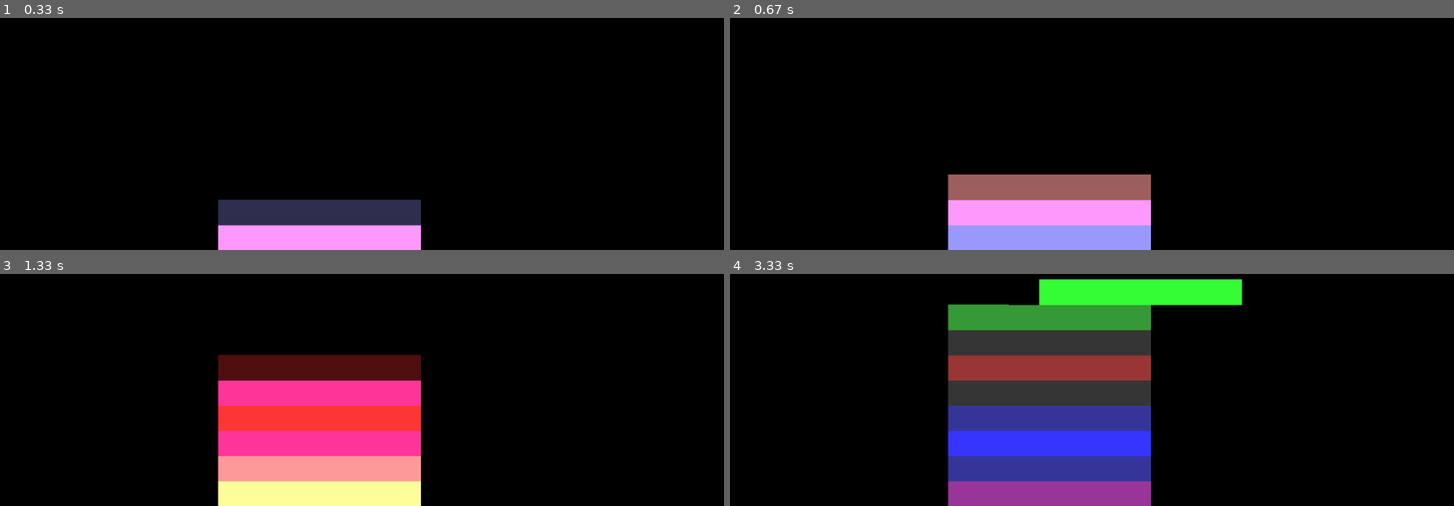
Above: before the commit, frames 1-4 (two rows, left to right).
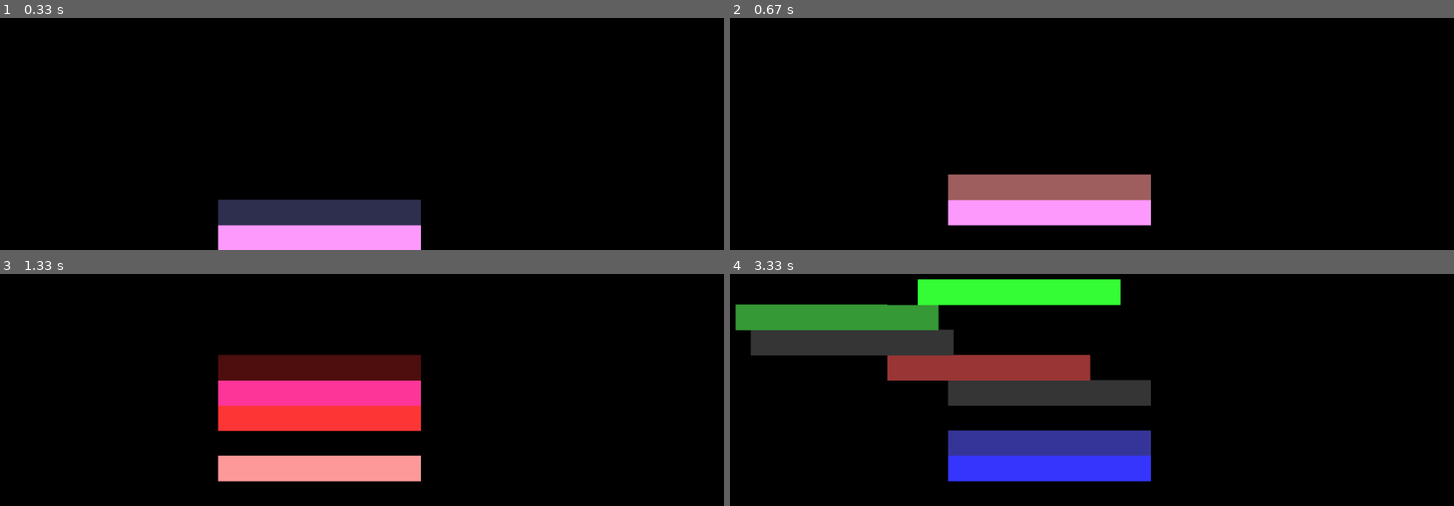
Above: after the commit, the same moments.

Repository: szalencia/STACKS-PYTHON
Game: pygame game, started from STACKS-2D.py
Same seed, same stepped clock (60 frames per second), same inputs: the game is played once before the commit and once after it.
Inputs:
- Up to frame 1 (0.33 s): no input
- Up to frame 2 (0.67 s): tap Space at 0.33 s
- Up to frame 3 (1.33 s): tap Space at 0.73, 1.03, 1.23 s
- Up to frame 4 (3.33 s): tap Space at 1.57, 1.87, 2.07, 2.37, 2.63, 2.97, 3.27 s

Frame 1 is identical in both runs. In frame 2, 3.0% of the frame differs, in the area x 30-59%, y 89-100%; in frame 3, 6.2%; in frame 4, 30%, in the area x 0-71%, y 2-100%.

Commit message:
Update STACKS-2D.py
A bug
when we press the spacebar
the latest stack printed is at the location of the 2nd last stack

Diff:
--- a/STACKS-2D.py
+++ b/STACKS-2D.py
@@ -20,6 +20,7 @@
 colorPresent = [0,0,0]
 colorStep = 0
 movementStack = "rev"
+pushVertices = list()
 
 # COLOR UPDATE IS NICELY WORKING SO DON'T TOUCH :')
 def colorUpdate (colorLs):
@@ -48,7 +49,15 @@
     vertices[3][1]-=50
     return vertices
 
+def pushDn (vertices):
+    vertices[0][1]+=50
+    vertices[1][1]+=50
+    vertices[2][1]+=50
+    vertices[3][1]+=50
+    return vertices
+
 def renderAll (allcolors,allvertices):
+    win.fill((0,0,0))
     for i in range (len(allcolors)-1):
         pygame.draw.polygon(win,allcolors[i],allvertices[i])
         pygame.display.update()
@@ -77,14 +86,14 @@
             stackVertices[1][0]-= 10
             stackVertices[2][0]-= 10
             stackVertices[3][0]-= 10
-            if stackVertices[1][0]<=(stackArray[-1][0][0]-50):
+            if stackVertices[1][0]<=(stackArray[-2][0][0]-50):
                 movementStack = "fwd"
         elif (movementStack == "fwd"):
             stackVertices[0][0]+= 10
             stackVertices[1][0]+= 10
             stackVertices[2][0]+= 10
             stackVertices[3][0]+= 10
-            if stackVertices[0][0]>=(stackArray[-1][1][0]+50):
+            if stackVertices[0][0]>=(stackArray[-2][1][0]+50):
                 movementStack = "rev"
         pygame.draw.polygon(win,color,stackVertices)
 
@@ -97,10 +106,13 @@
                 # win.fill((0,0,0))
                 colorArray.pop(0)
                 print(stackArray[-1])
-                # stackArray.pop(0)
+                stackArray.pop(0)
                 color = colorUpdate(color)
-                colorArray.append(color.copy())
-                # stackArray.append(stackVertices)
+                colorArray.append(copy.deepcopy(color))
+                pushVertices = pushDn(copy.deepcopy(stackVertices))
+                for i in range (len(stackArray)-1):
+                    stackArray[i] = pushDn(copy.deepcopy(stackArray[i]))
+                stackArray.append(copy.deepcopy(pushVertices))
                 renderAll(colorArray,stackArray)
                 # print("SPACEBAR") # WILL BE USED LATER FOR GAMEPLAY
         if event.type == pygame.QUIT :
